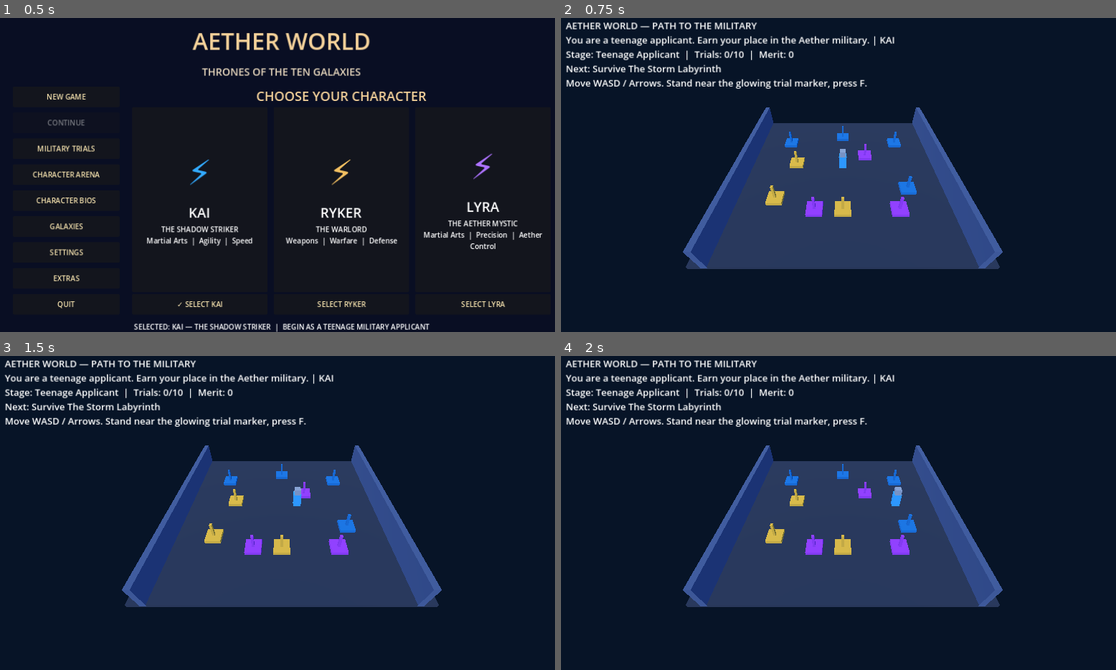
Above: before the commit, frames 1-4 (two rows, left to right).
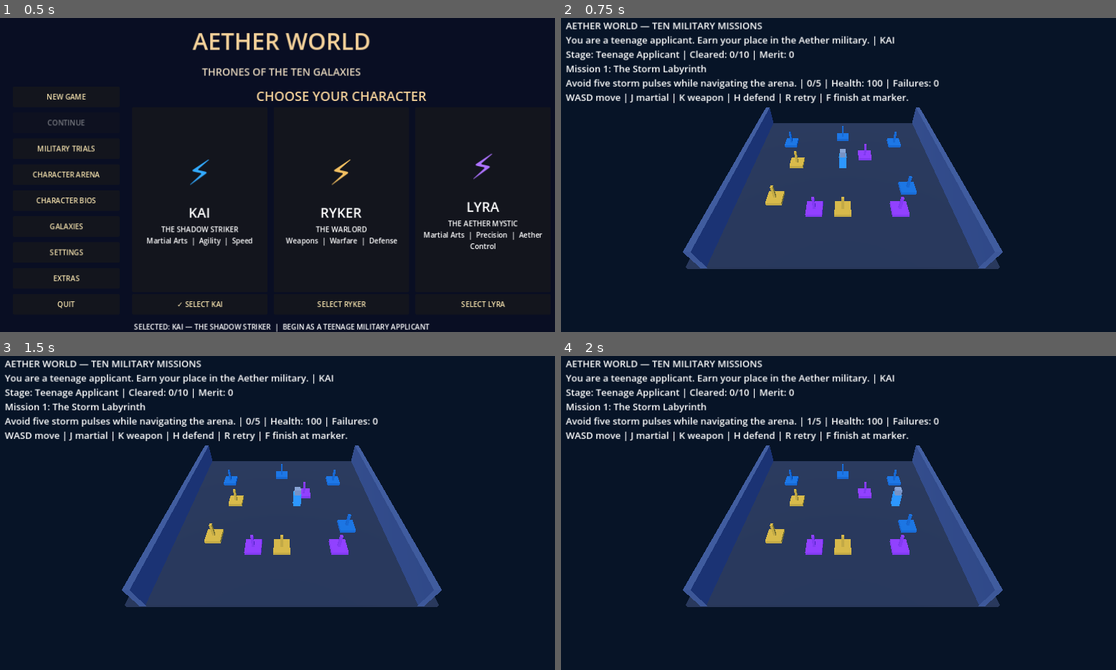
Above: after the commit, the same moments.

Repository: bashamcaleb530-hub/Aeryvex-Pro
Game: Godot game, scene res://AetherWorldMenu.tscn
Same seed, same stepped clock (60 frames per second), same inputs: the game is played once before the commit and once after it.
Inputs:
- Up to frame 1 (0.5 s): no input
- Up to frame 2 (0.75 s): click "MILITARY TRIALS" at 0.5 s
- Up to frame 3 (1.5 s): tap Enter at 1.25 s; hold Right from 1.28 s (still down); hold H from 1.28 s (still down)
- Up to frame 4 (2 s): keep holding Right; keep holding H; tap Space at 1.52 s; tap J at 1.55 s

Frame 1 is identical in both runs. In frame 2, 2.8% of the frame differs, in the area x 0-69%, y 1-28%; in frame 3, 2.8%; in frame 4, 2.8%.

Commit message:
Connect active combat, dodge and survival mission objectives to ten campaign gates

Diff:
--- a/original_game/MilitaryOpening.gd
+++ b/original_game/MilitaryOpening.gd
@@ -7,6 +7,9 @@
     Vector3(0, 0, 4), Vector3(-5, 0, 3), Vector3(-4, 0, -1),
     Vector3(2, 0, -2), Vector3(4, 0, 4), Vector3(-2, 0, 4)
 ]
+var missions: AetherTrialMissions
+var pulse_clock := 0.0
+var last_pulse_position := Vector3.ZERO
 var admission: AetherMilitaryAdmission
 var hero: Node3D
 var stations: Array = []
@@ -22,6 +25,7 @@
 
 func _ready() -> void:
     admission = AetherMilitaryAdmission.new()
+    missions = AetherTrialMissions.new()
     _load_selected_hero()
     _setup_world()
     _update_hud()
@@ -104,13 +108,16 @@
     if hud == null:
         return
     var objective := current_trial().replace("_", " ").capitalize()
-    var hint := "Move WASD / Arrows. Stand near the glowing trial marker, press F."
+    var mission: Dictionary = missions.current()
+    var hint := "WASD move | J martial | K weapon | H defend | R retry | F finish at marker."
     if admission.stage == "council_review":
         hint = "Press C to present the purple Master's recommendation to the Council."
     if council_approved:
         hint = "ENROLLED: Blue Lightning Warrior. The larger campaign continues from here."
-    hud.text = "AETHER WORLD — PATH TO THE MILITARY\n%s | %s\nStage: %s  |  Trials: %d/10  |  Merit: %d\nNext: %s\n%s" % [
-        message, selected_hero, admission.stage.replace("_", " ").capitalize(), completed_count, score, objective, hint
+    hud.text = "AETHER WORLD — TEN MILITARY MISSIONS\n%s | %s\nStage: %s | Cleared: %d/10 | Merit: %d\nMission %d: %s\n%s | %d/%d | Health: %d | Failures: %d\n%s" % [
+        message, selected_hero, admission.stage.replace("_", " ").capitalize(), completed_count, score,
+        mini(task_index+1,10), mission["name"], mission["description"], missions.progress,
+        int(mission["goal"]), missions.hero_health, missions.total_failures, hint
     ]
 
 func _process(delta: float) -> void:
@@ -128,6 +135,18 @@
     hero.position += direction.normalized() * movement_speed * delta
     hero.position.x = clampf(hero.position.x, -7.2, 7.2)
     hero.position.z = clampf(hero.position.z, -6.2, 6.2)
+    if missions.failed:
+        return
+    missions.tick(delta,Input.is_key_pressed(KEY_H))
+    if missions.current()["type"] == "dodge" and not missions.is_complete():
+        pulse_clock += delta
+        if pulse_clock >= 1.0:
+            pulse_clock -= 1.0
+            missions.dodge_pulse(hero.position.distance_to(last_pulse_position) >= 1.0)
+            last_pulse_position = hero.position
+    if missions.failed:
+        message = "FAILED: Health depleted. Press R to retry this mission."
+    _update_hud()
 
 func try_trial() -> bool:
     if task_index >= stations.size():
@@ -136,12 +155,20 @@
         message = "Approach the marked trial before attempting it."
         _update_hud()
         return false
+    if not missions.is_complete():
+        message = "Complete the mission objective before using this gateway."
+        _update_hud()
+        return false
     var key := current_trial()
     if not admission.complete_challenge(key):
         return false
     stations[task_index].visible = false
     task_index += 1
     completed_count += 1
+    if task_index < 10:
+        missions.advance()
+        pulse_clock = 0.0
+        last_pulse_position = hero.position
     score += 100
     message = "Completed: %s." % key.replace("_", " ").capitalize()
     if task_index == 4:
@@ -173,6 +200,20 @@
         return
     if event.keycode == KEY_F:
         try_trial()
+    elif event.keycode == KEY_J:
+        if missions.strike(false):
+            message = "Martial arts exchange won."
+            _update_hud()
+    elif event.keycode == KEY_K:
+        if missions.strike(true):
+            message = "Weapon exchange won."
+            _update_hud()
+    elif event.keycode == KEY_R:
+        if missions.restart_after_failure():
+            pulse_clock = 0.0
+            last_pulse_position = hero.position
+            message = "Retrying mission; earlier victories remain."
+            _update_hud()
     elif event.keycode == KEY_C:
         request_council_review()
     elif event.keycode == KEY_ESCAPE:
